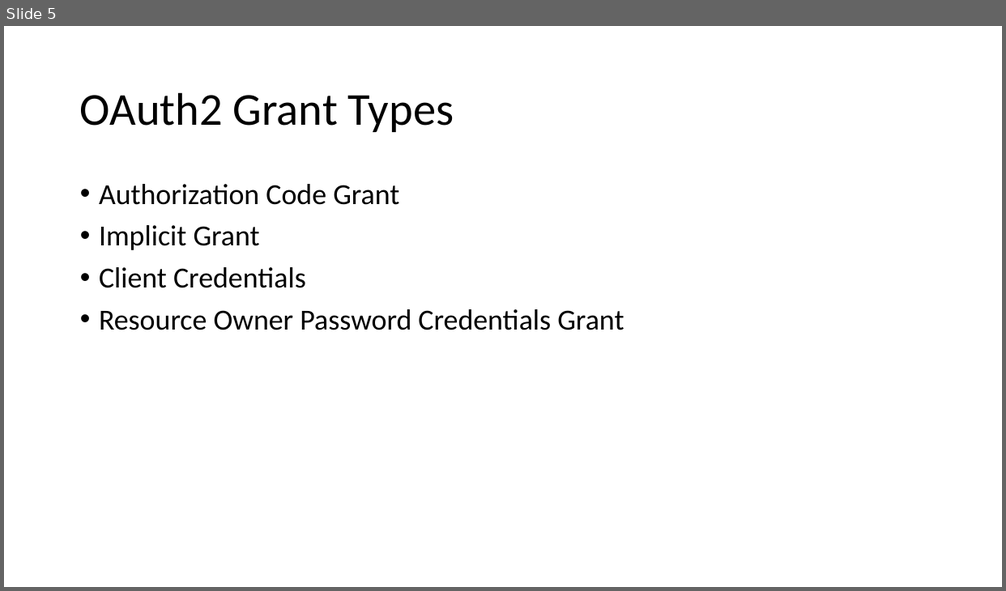
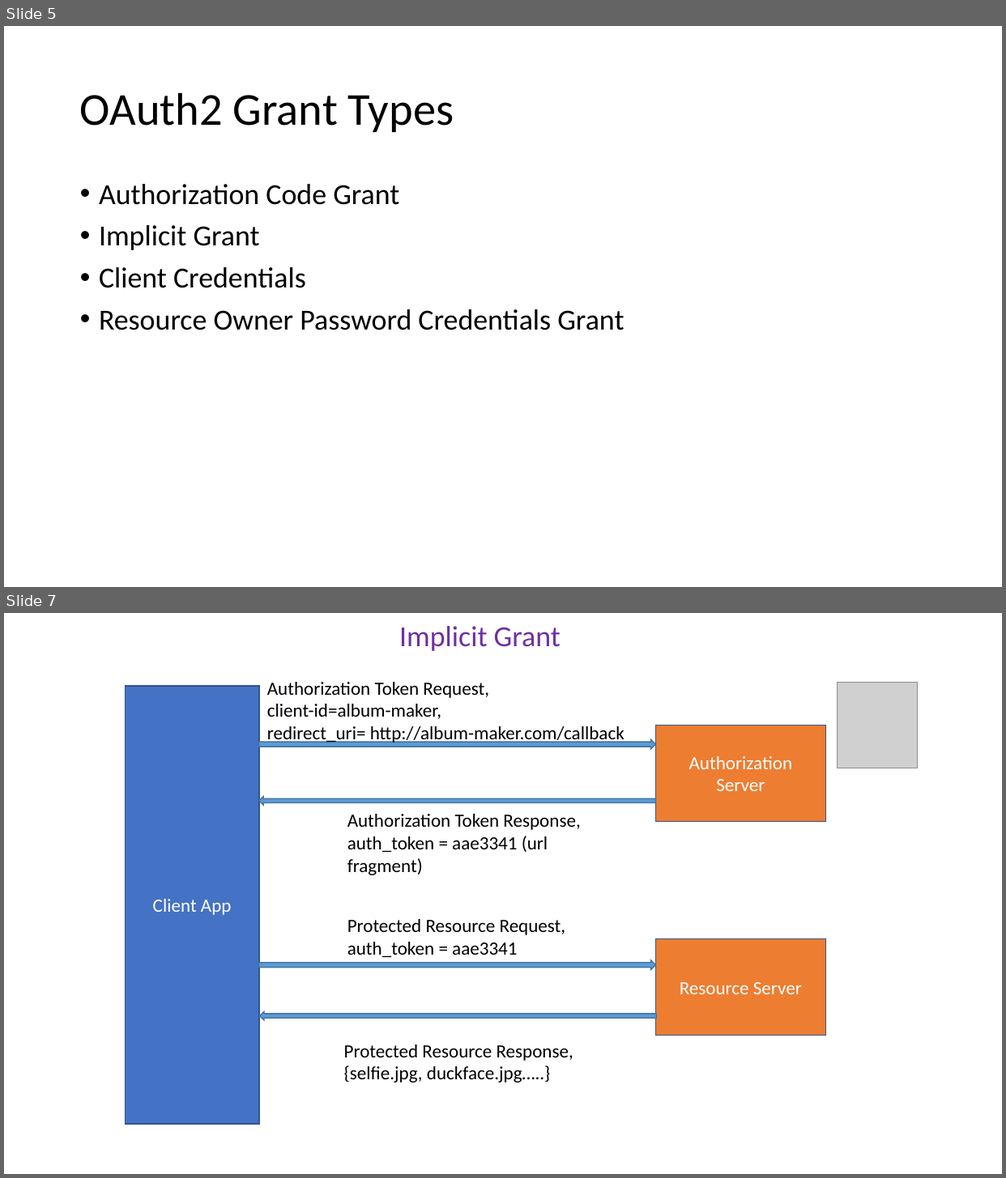
Before and after one commit to balajivijayan/oauth2, a slide deck: OAuth2.pptx. Shown one above the other, each under a label of ours: slide 5 before the commit, slides 5 and 7 after it; the slides between them are not shown. The pictures are 1006x591 and 1006x1178 pixels, drawn with LibreOffice and Linux fonts; fonts in the diff are those of the drawing; grey boxes stand for pictures. Boxes give left, top, right and bottom in pixels: in the first picture for what was removed or moved away, otherwise in the second. Text is boxed around its words. In the diff, an @@ line names an element or a change of style, - is before the commit and + after.

```diff
--- a/OAuth2.pptx
+++ b/OAuth2.pptx
@@ slide 7 added at (x1=4, y1=613, x2=1002, y2=1174), background #FFFFFF @@
@@ text added at (x1=399, y1=626, x2=560, y2=651), 28 pt, text #7030A0 @@
+Implicit Grant
@@ text added at (x1=267, y1=682, x2=624, y2=745), 18 pt, text #000000 @@
+Authorization Token Request,
+client-id=album-maker,
+redirect_uri= http://album-maker.com/callback
@@ picture added at (x1=837, y1=682, x2=918, y2=768) @@
@@ rectangle added at (x1=126, y1=686, x2=259, y2=1123), fill #4472C4, outline #325491 1 pt, 18 pt, text #FFFFFF @@
+Client App
@@ rectangle added at (x1=656, y1=726, x2=826, y2=822), fill #ED7D31, outline #325491 1 pt, 18 pt, text #FFFFFF @@
+Authorization Server
@@ right arrow added at (x1=259, y1=739, x2=656, y2=749), fill #5B9BD5, outline #43739E 1 pt @@
@@ left arrow added at (x1=259, y1=796, x2=656, y2=806), fill #5B9BD5, outline #43739E 1 pt @@
@@ text added at (x1=347, y1=814, x2=580, y2=875), 18 pt, text #000000 @@
+Authorization Token Response,
+auth_token = aae3341 (url fragment)
@@ text added at (x1=347, y1=919, x2=566, y2=957), 18 pt, text #000000 @@
+Protected Resource Request,
+auth_token = aae3341
@@ rectangle added at (x1=656, y1=939, x2=826, y2=1036), fill #ED7D31, outline #325491 1 pt, 18 pt, text #FFFFFF @@
+Resource Server
@@ right arrow added at (x1=259, y1=960, x2=656, y2=970), fill #5B9BD5, outline #43739E 1 pt @@
@@ left arrow added at (x1=260, y1=1012, x2=657, y2=1021), fill #5B9BD5, outline #43739E 1 pt @@
@@ text added at (x1=344, y1=1045, x2=573, y2=1083), 18 pt, text #000000 @@
+Protected Resource Response,
+{selfie.jpg, duckface.jpg…..}
```
Also in this commit, not shown: 3 slides changed, 3 other slides added.
